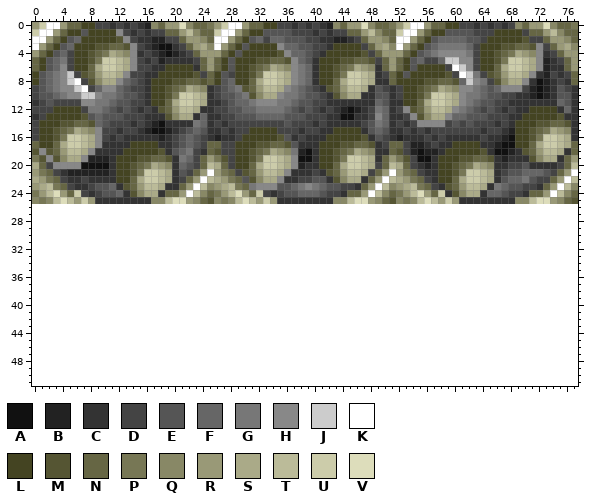
Edited in one commit: sprite sheet (Logical/Content/2/SpinnerSpin.png). The picture above was drawn from the file before the commit.
The file is 78x26 pixels. The old version is drawn lined up with the new one, on the new canvas.
Palette (. is transparent): A #111111  B #222222  C #333333  D #444444  E #555555  F #666666  G #777777  H #888888  J #cccccc  K #ffffff  L #444422  M #555533  N #666644  P #777755  Q #888866  R #999977  S #aaaa88  T #bbbb99  U #ccccaa  V #ddddbb
Pixels before (only the part around the change), first column x 0:
19 PMHMQSSHBBBCLLLMMNNMCGFDNRPMDLLMPUUTSHAACLLMPUUTSCNRPMDAACLLLMMNNMCBCCCMQSSCNR
20 SNDHHHHAAAACLLMNPSRQCFEDNTSNDLLNSUUTSHBCCLLNSUUTSDNTSNDCBCLLMNPSRQCCDDECCCCDNT
21 RPNDCBBBBBBCLLMPUUTSCEDNRKRPNDMNRTTSHCCCDCMNRTTSDNRKRPNDCCLLMPUUTSCDEEFFFEDNRK
22 SRPNDCCDCCCCLLNSUUTSCDNRKTSRPNEMQSSHCCDDEECMQSSCNRKTSRPNDCLLNSUUTSCEFFGEDDNRKT
23 RSTPNDCCDEEFCMNRTTSCCNRKTQRSTPNGHHHEEFGHGFEEDDCNRKTQRSTPNDCMNRTTSCGFEEDDCNRKTQ
24 PRTVRNUDCDEEFCMQSSCNNRKTQNPRTVRNUDCDEEFFFEDDCNNRKTQNPRTVRNUCMQSSCFFEDDCNNRKTQN
25 QPQTVTRURCCCCCCCCQQTVVRQNMQPQTVTRURCCCCCCCCQQTVVRQNMQPQTVTRURCCCCCCCCQQTVVRQNM
26 ..............................................................................
27 ..............................................................................
28 ..............................................................................
29 ..............................................................................
30 ..............................................................................
31 ..............................................................................
32 ..............................................................................
33 ..............................................................................
34 ..............................................................................
35 ..............................................................................
36 ..............................................................................
37 ..............................................................................
38 ..............................................................................
39 ..............................................................................
40 ..............................................................................
41 ..............................................................................
42 ..............................................................................
43 ..............................................................................
44 ..............................................................................
45 ..............................................................................
46 ..............................................................................
47 ..............................................................................
48 ..............................................................................
49 ..............................................................................
50 ..............................................................................
51 ..............................................................................
Now the later version:
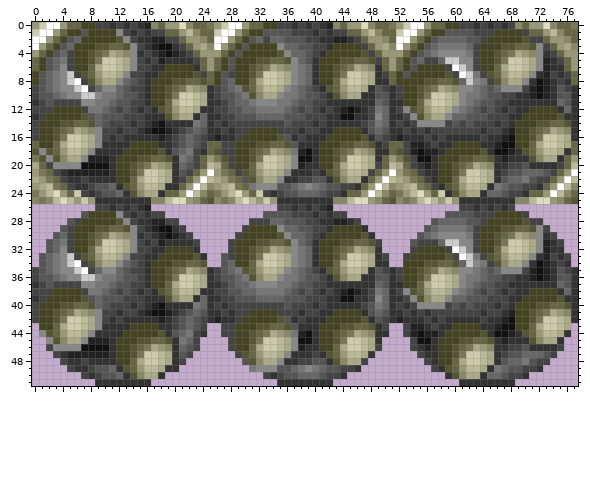
The edit:
canvas 78x26 -> 78x52
Changed rows in their new state; - is an unchanged pixel.
first column x 0:
26 ---------DDCDCDCB------------------DDCDCDCB------------------DDCDCDCD---------
27 -------ELLLLHDCDCDD--------------EEEEDDDCDCDD--------------EEEEDDDLLLLD-------
28 -----EDLLLLLMHDCCBBDD----------DDDFFEEEDDCCBBCD----------EFFFFEEDLLLLLMDD-----
29 ----EDLLLMMNNMHDCBAACD--------DLLLLHFFEEDDCLLLLC--------EFGGGGFDLLLMMNNMHD----
30 ---EFDLLMNPSRQHCDCBABCD------DLLLLLMHFFEDCLLLLLMC------EFGHHHHGDLLMNPSRQHCD---
31 --EFGDLLMPUUTSHDCDBCCCCD----DLLLMMNNMHFECLLLMMNNMD----EDDDFJJHHDLLMPUUTSHBCD--
32 --EFHDLLNSUUTSHDDCCLLLLC----DLLMNPSRQHGFCLLMNPSRQC----DLLLLDKJHDLLNSUUTSHBCC--
33 -EFGHJDMNRTTSHDDCCLLLLLMC--EDLLMPUUTSHGFCLLMPUUTSCD--DLLLLLMDKJGDMNRTTSHCBDCD-
34 -EFGHJKDMQSSHFEDCLLLMMNNM--EFLLNSUUTSHGFCLLNSUUTSCC--LLLMMNNMFJHGDMQSSHCABCDC-
35 DEFGHHJKDFHHFEDDCLLMNPSRQCDEFGMNRTTSHGFEDCMNRTTSCEDCDLLMNPSRQHHGFEFHHHDBABCEDC
36 DEEFGHHJJHGGFEEDCLLMPUUTSCDEEFGMQSSHGGFEEDCMQSSCCEECDLLMPUUTSHGGFEEDDCCBABCEEC
37 CDEDDDDHHGGFEEDDCLLNSUUTSCCDEFFGHHHGGFEEDDCCCCCCCFECCLLNSUUTSHGFEEDDCCCCCCCFEC
38 DDDLLLLDGGFEDEDCDCMNRTTSCCDDEEFFGGGGFEDEDCDCBABCDGFCDHMNRTTSHGFEDEDCDCCLLLLCFC
39 CDLLLLLMEFEEEDDDCCCMQSSCFCCDDEEEFFFFEEEDDDCCAACCDHFCCDHMQSSHFFEEEDDDCCLLLLLMCC
40 DLLLMMNNMFEDDDCDCBACCCCGFCDCDDDDDDDDEDDDCDCCCCCDEGFCDCDHHHHDEDEDDDCDCLLLMMNNMC
41 DLLMNPSRQHDDCDDCBAABCDEFECCDCDDLLLLDDDCDDCCLLLLCEFECCDCDCDDDDDDDCDDCBLLMNPSRQC
42 DLLMPUUTSHDCDCCCCCBCDEFEDCBCCDLLLLLMECDCCCLLLLLMCEDCBCCCDCDCCCCCDCCBALLMPUUTSC
43 -LLNSUUTSHCCCCLLLLCCDEFED--DDLLLMMNNMECCCLLLMMNNMCD--DBBCDCCLLLLCCBAALLNSUUTS-
44 -HMNRTTSHCCCCLLLLLMCEFGDC--DDLLMNPSRQGBACLLMNPSRQCC--DBABBCLLLLLMCAABCMNRTTSC-
45 --HMQSSHBBBCLLLMMNNMCGFD----DLLMPUUTSHAACLLMPUUTSC----DAACLLLMMNNMCBCCCMQSSC--
46 --DHHHHAAAACLLMNPSRQCFED----DLLNSUUTSHBCCLLNSUUTSD----DCBCLLMNPSRQCCDDECCCCD--
47 ---DCBBBBBBCLLMPUUTSCED------DMNRTTSHCCCDCMNRTTSC------DCCLLMPUUTSCDEEFFFED---
48 ----DCCDCCCCLLNSUUTSCD--------EMQSSHCCDDEECMQSSD--------DCLLNSUUTSCEFFGEDD----
49 -----DCCDEEFCMNRTTSCC----------GHHHEEFGHGFEEDDC----------DCMNRTTSCGFEEDDC-----
50 -------DCDEEFCMQSSC--------------DCDEEFFFEDDC--------------CMQSSCFFEDDC-------
51 ---------CCCCCCCC------------------CCCCCCCC------------------CCCCCCCC---------
